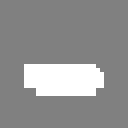
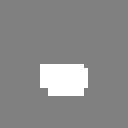
The second 128 × 128 image is a revision of the first. Changes to its layers:
painted on "Layer 3" over [24, 64, 104, 96]
